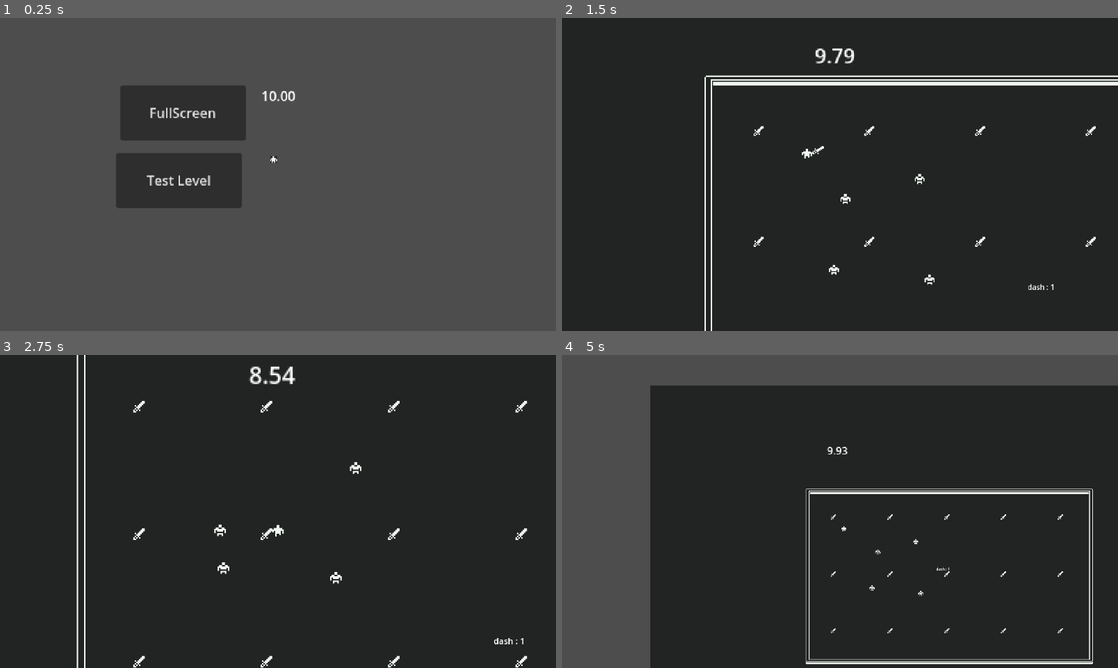
Above: before the commit, frames 1-4 (two rows, left to right).
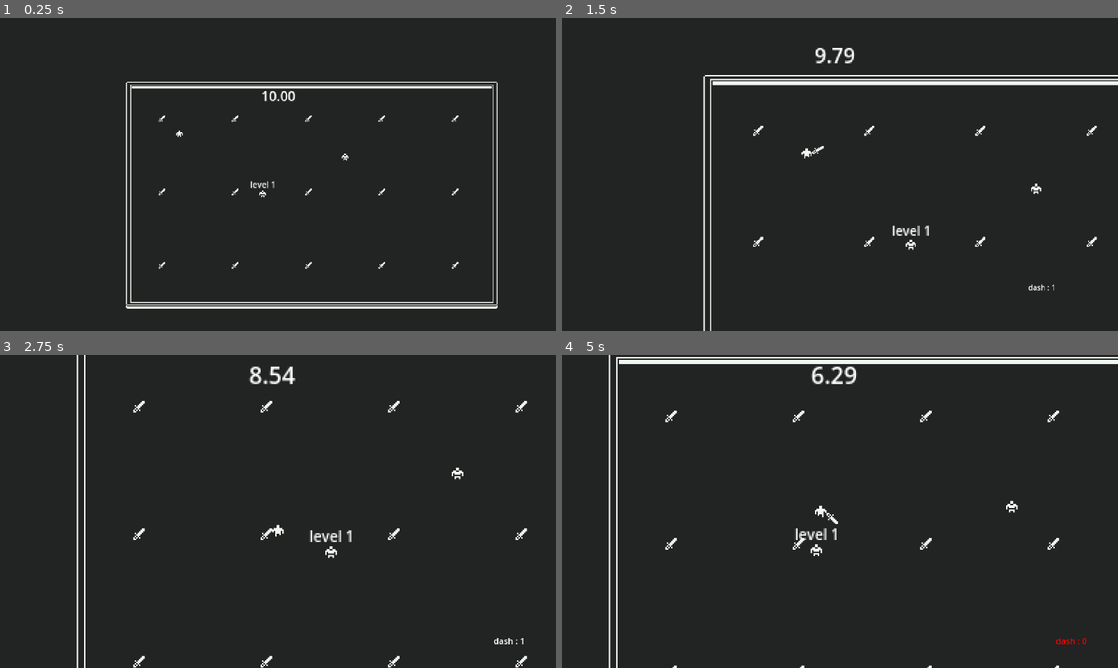
Above: after the commit, the same moments.

Repository: Moustakick/GameJam-Tension
Game: Godot game, scene res://scene/levels/menu_principal.tscn
Same seed, same stepped clock (60 frames per second), same inputs: the game is played once before the commit and once after it. Before the commit the project starts from res://scene/menu.tscn.
Inputs (mouse positions are in pixels of both pictures, inside the frame that each line leads up to):
- Up to frame 1 (0.25 s): no input
- Up to frame 2 (1.5 s): click (695, 161) at 0.5 s, where only the run before the commit has a clickable "Test Level"; tap Enter at 1.25 s; move the mouse to (962, 158) at 1.27 s; hold D (right) from 1.28 s (still down); hold Space (attack_key) from 1.28 s (still down); click (962, 158) at 1.42 s
- Up to frame 3 (2.75 s): move the mouse to (166, 527) at 2.02 s; release D (right) at 2.03 s; release Space (attack_key) at 2.03 s; hold Down (down) from 2.03 s (still down); click (166, 527) at 2.1 s
- Up to frame 4 (5 s): move the mouse to (895, 442) at 2.77 s; release Down (down) at 2.78 s; hold D (right) 2.78-3.53 s; hold Shift (dash) 2.78-3.53 s; click (895, 442) at 2.92 s; move the mouse to (812, 574) at 3.52 s; hold W (up) 3.53-4.28 s; tap Space (attack_key) at 3.6 s; click (812, 574) at 3.67 s; move the mouse to (1006, 558) at 4.27 s; press the mouse at (1006, 558) at 4.28 s; hold Left (left) from 4.28 s (still down); tap R (reload) at 4.9 s

The runs differ from the first frame. In frame 1, 93% of the frame differs, in the area x 0-100%, y 0-100%; in frame 2, 2.5%; in frame 3, 0.4%; in frame 4, 26%.

Commit message:
reload level and menu link

Diff:
--- a/project.godot
+++ b/project.godot
@@ -11,7 +11,7 @@
 [application]
 
 config/name="GameJam"
-run/main_scene="res://scene/menu.tscn"
+run/main_scene="res://scene/levels/menu_principal.tscn"
 config/features=PackedStringArray("4.1", "Mobile")
 config/icon="res://icon.svg"
 
--- a/scripts/level_template.gd
+++ b/scripts/level_template.gd
@@ -1,5 +1,6 @@
 extends Node2D
 
+@onready var player = $Player
 
 # Called when the node enters the scene tree for the first time.
 func _ready():
@@ -13,4 +14,7 @@
 	if event.is_action_pressed("reload"):
 		get_tree().reload_current_scene()
 	if event.is_action_pressed("ui_cancel"):
-		get_tree().change_scene_to_file("res://scene/menu.tscn")
+		get_tree().change_scene_to_file("res://scene/levels/menu_principal.tscn")
+	if !is_instance_valid(player):
+		if event is InputEventKey or event is InputEventMouseButton:
+			get_tree().reload_current_scene()
